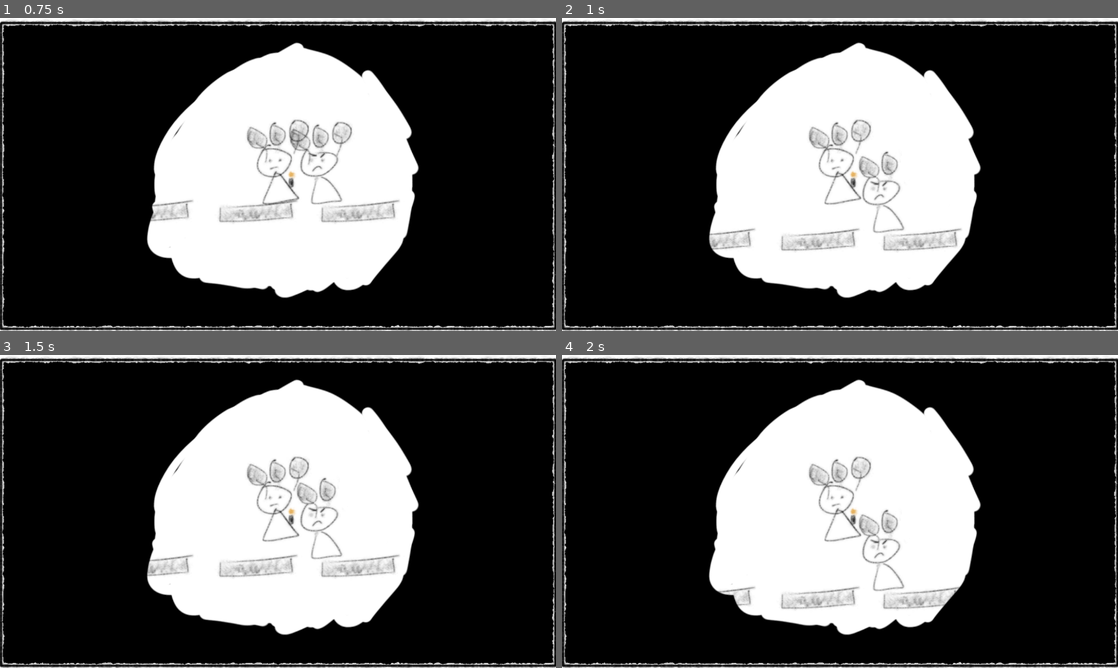
Above: before the commit, frames 1-4 (two rows, left to right).
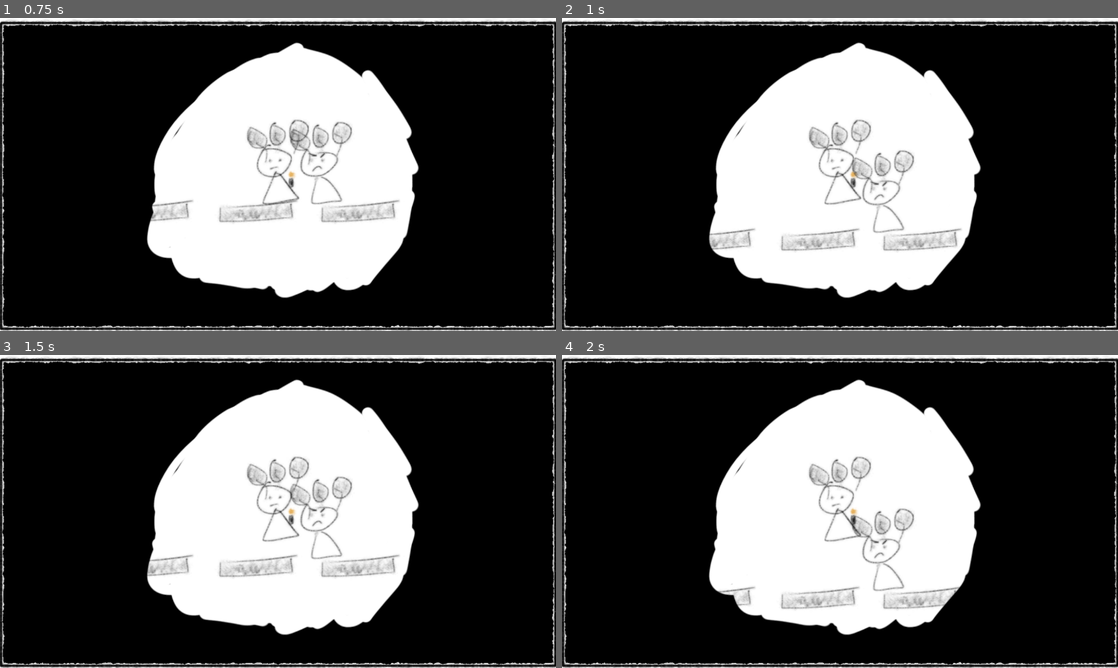
Above: after the commit, the same moments.

Repository: jdcalvelli/prototype-studio-prompt-8
Game: Godot game, scene res://scenes/game_scene.tscn
Same seed, same stepped clock (60 frames per second), same inputs: the game is played once before the commit and once after it.
Inputs:
- Up to frame 1 (0.75 s): hold D (right) from 0.53 s (still down)
- Up to frame 2 (1 s): keep holding D (right); tap Space (jump) at 0.77 s
- Up to frame 3 (1.5 s): keep holding D (right)
- Up to frame 4 (2 s): keep holding D (right); tap Space (jump) at 1.52 s

Frame 1 is identical in both runs. In frame 2, 0.6% of the frame differs, in the area x 52-64%, y 42-56%; in frame 3, 0.6%, in the area x 52-64%, y 38-53%; in frame 4, 0.6%.

Commit message:
fixing balloon popping on not platform or enemy

Diff:
--- a/prefabs/balloons.tscn
+++ b/prefabs/balloons.tscn
@@ -23,7 +23,7 @@
 }]
 
 [sub_resource type="RectangleShape2D" id="RectangleShape2D_rxypr"]
-size = Vector2(139, 32)
+size = Vector2(139, 10)
 
 [node name="Balloons" type="Area2D"]
 position = Vector2(0, -87)
@@ -33,5 +33,5 @@
 sprite_frames = SubResource("SpriteFrames_2hepl")
 
 [node name="CollisionShape2D" type="CollisionShape2D" parent="."]
-position = Vector2(0.5, -29)
+position = Vector2(0.5, -40)
 shape = SubResource("RectangleShape2D_rxypr")
--- a/scripts/Player.gd
+++ b/scripts/Player.gd
@@ -43,7 +43,7 @@
 	move_and_slide()
 
 	# scene swap based on velocity
-	if velocity.y > 5000 && $Balloons.numBalloons == 0:
+	if velocity.y > 3000 && $Balloons.numBalloons == 0:
 		GameManager.SwitchScene("end")
 	elif velocity.y > 5000:
 		GameManager.SwitchScene("end")
--- a/scripts/balloons.gd
+++ b/scripts/balloons.gd
@@ -7,9 +7,10 @@
 	self.body_entered.connect(_on_balloon_entered)
 
 func _on_balloon_entered(body:Node2D):
-	numBalloons -= 1
-	# print(numBalloons)
-	# change sprite to be one with less balloons
-	$AnimatedSprite2D.frame = numBalloons - 1
+	if body.name == "Enemy" || body.name.contains("Platform"):
+		numBalloons -= 1
+		# print(numBalloons)
+		# change sprite to be one with less balloons
+		$AnimatedSprite2D.frame = numBalloons - 1
 	if numBalloons == 0:
 		visible = false
